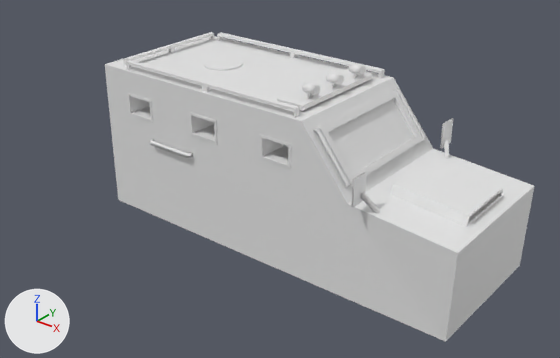
The Blender file 3D graphics/3D car project(submit by monday)/3D_car_1_project.blend: old version first, new version second.
Both versions are drawn from a camera (50 mm lens) standing at (21.4, -28.7, 20.3) and looking at (0.1, -2.2, 3.9). Arrows for +X, +Y and +Z are at lower left; the lights stay in place.
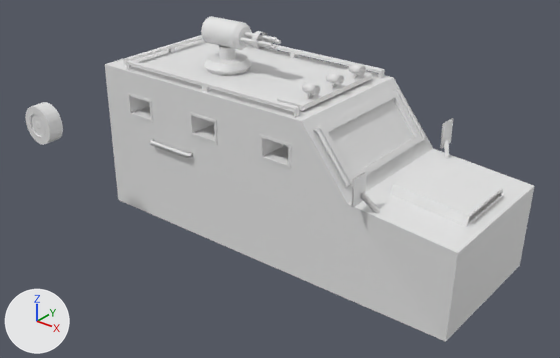
Diff of the bpy script that builds the scene:
```diff
--- a/3D graphics/3D car project(submit by monday)/3D_car_1_project.blend.py
+++ b/3D graphics/3D car project(submit by monday)/3D_car_1_project.blend.py
@@ me_cylinder_006 @@
+me_cylinder_006.from_pydata(...)  # 288 vertices, 258 faces; spans x -1.0..1.0, y -1.0..1.0, z -1.0..1.02
@@ me_sphere @@
+me_sphere.from_pydata(...)  # 64 vertices, 32 faces; spans x -1.0..1.0, y -1.0..1.0, z 0.0..0.2
@@ me_cylinder_004 @@
+me_cylinder_004.from_pydata(...)  # 192 vertices, 66 faces; spans x -1.0..1.0, y -1.0..1.0, z -1.0..1.24
@@ me_cylinder_005 @@
+me_cylinder_005.from_pydata(...)  # a 32-sided cylinder along z spanning x -1.0..1.0, y -1.0..1.0, z -1.0..1.0; a 32-sided cylinder along z spanning x 2.29..4.29, y -3.08..-1.08, z -1.01..0.99; a 32-sided cylinder along z spanning x -4.29..-2.29, y -3.08..-1.08, z -1.01..0.99; a 32-sided cylinder along z spanning x -1.0..1.0, y -5.16..-3.16, z -1.01..0.99
@@ ob_cylinder @@
 ob_cylinder = bpy.data.objects.new('Cylinder', me_cylinder_002)
-ob_cylinder.location = (-5.41, 0.0, 8.0)
-ob_cylinder.scale = (1.0, 1.0, 0.0736)
+ob_cylinder.location = (-4.73, -0.37, 8.26)
+ob_cylinder.scale = (1.0, 1.0, 0.34)
@@ ob_cylinder_003 @@
+ob_cylinder_003 = bpy.data.objects.new('Cylinder.003', me_cylinder_006)
+ob_cylinder_003.location = (-10.78, -7.6, 5.75)
+ob_cylinder_003.rotation_euler = (1.571, 0.0, 0.0)  # degrees (90, 0, 0)
+ob_cylinder_003.scale = (1.0, 1.0, 0.387)
@@ ob_sphere @@
+ob_sphere = bpy.data.objects.new('Sphere', me_sphere)
+ob_sphere.parent = ob_cylinder_005
+ob_sphere.matrix_parent_inverse = Matrix(((0.0, 10.97, 0.0, 4.414), (-0.323, 0.0, 10.4, -103.1), (1.014, 0.0, 0.0315, 2.249), (0.0, 0.0, 0.0, 1.0)))
+ob_sphere.location = (-2.36, -0.41, 9.651)
+ob_sphere.rotation_euler = (-0.00006, 6285.0, 3.142)  # degrees (0, 104, 180)
+ob_sphere.scale = (0.434, 0.434, 1.69)
@@ ob_cylinder_005 @@
+ob_cylinder_005 = bpy.data.objects.new('Cylinder.005', me_cylinder_005)
+ob_cylinder_005.parent = ob_cylinder_001
+ob_cylinder_005.matrix_parent_inverse = Matrix(((0.0, 1.464, 0.0, 0.522), (-0.0194, 0.0, 1.486, -14.39), (0.947, 0.0, 0.0124, 4.442), (0.0, 0.0, 0.0, 1.0)))
+ob_cylinder_005.location = (-2.524, -0.402, 9.838)
+ob_cylinder_005.rotation_euler = (1.54, 0.0, 1.571)  # degrees (88, 0, 90)
+ob_cylinder_005.scale = (0.0911, 0.0961, 0.986)
@@ ob_cylinder_001 @@
+ob_cylinder_001 = bpy.data.objects.new('Cylinder.001', me_cylinder_004)
+ob_cylinder_001.parent = ob_cylinder
+ob_cylinder_001.matrix_parent_inverse = Matrix(((1.0, 0.0, 0.0, 4.734), (0.0, 1.0, 0.0, 0.374), (0.0, 0.0, 2.937, -23.5), (0.0, 0.0, 0.0, 1.0)))
+ob_cylinder_001.location = (-4.816, -0.357, 9.621)
+ob_cylinder_001.rotation_euler = (1.558, 0.0, 1.571)  # degrees (89, 0, 90)
+ob_cylinder_001.scale = (0.683, 0.673, 1.06)
```

Location of each change, [x1, y1, x2, y2] in pixels of the pictures (560 x 358 px):
'Cylinder.003', added: after [25, 102, 63, 145]
'Cylinder.001', added: after [201, 16, 252, 50]
'Cylinder', moved, rescaled (26% wider, 129% taller): before [204, 58, 242, 71]; after [204, 45, 252, 76]
'Cylinder.005', added: after [240, 32, 281, 50]
'Sphere', added: after [252, 31, 268, 50]
